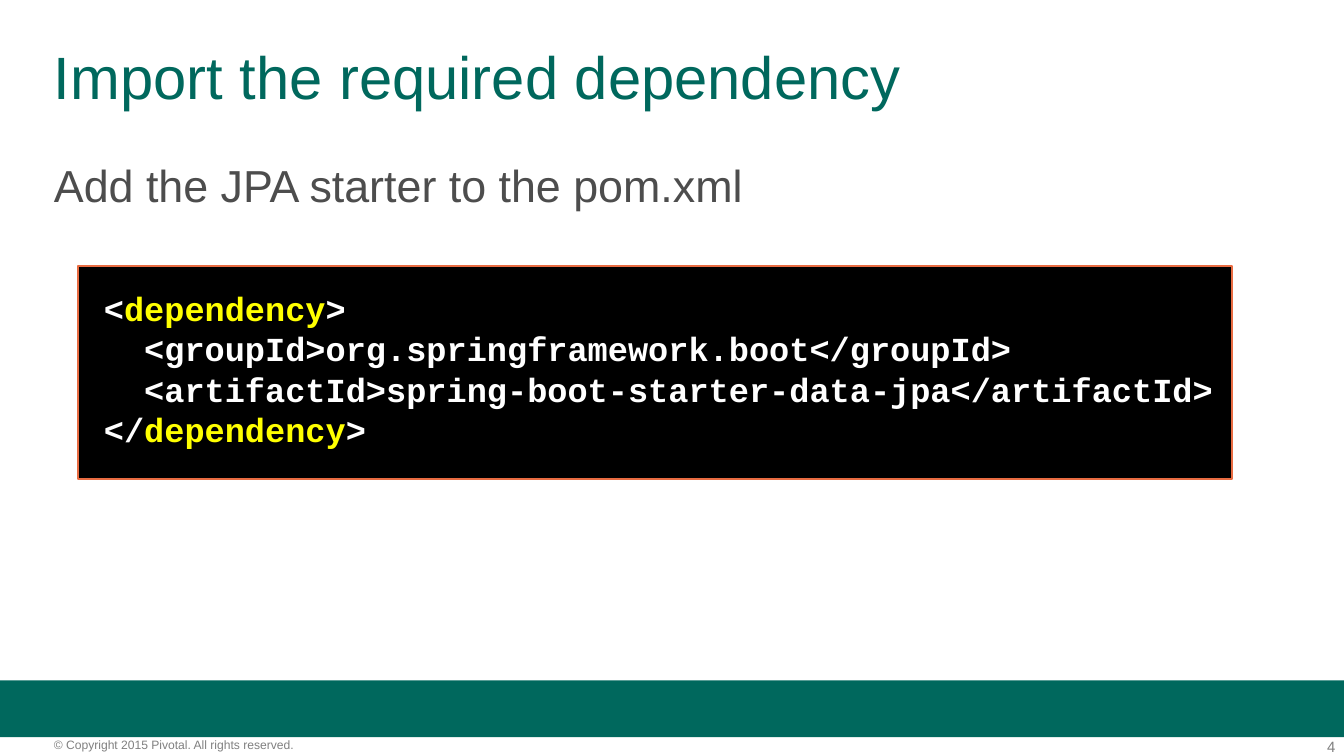
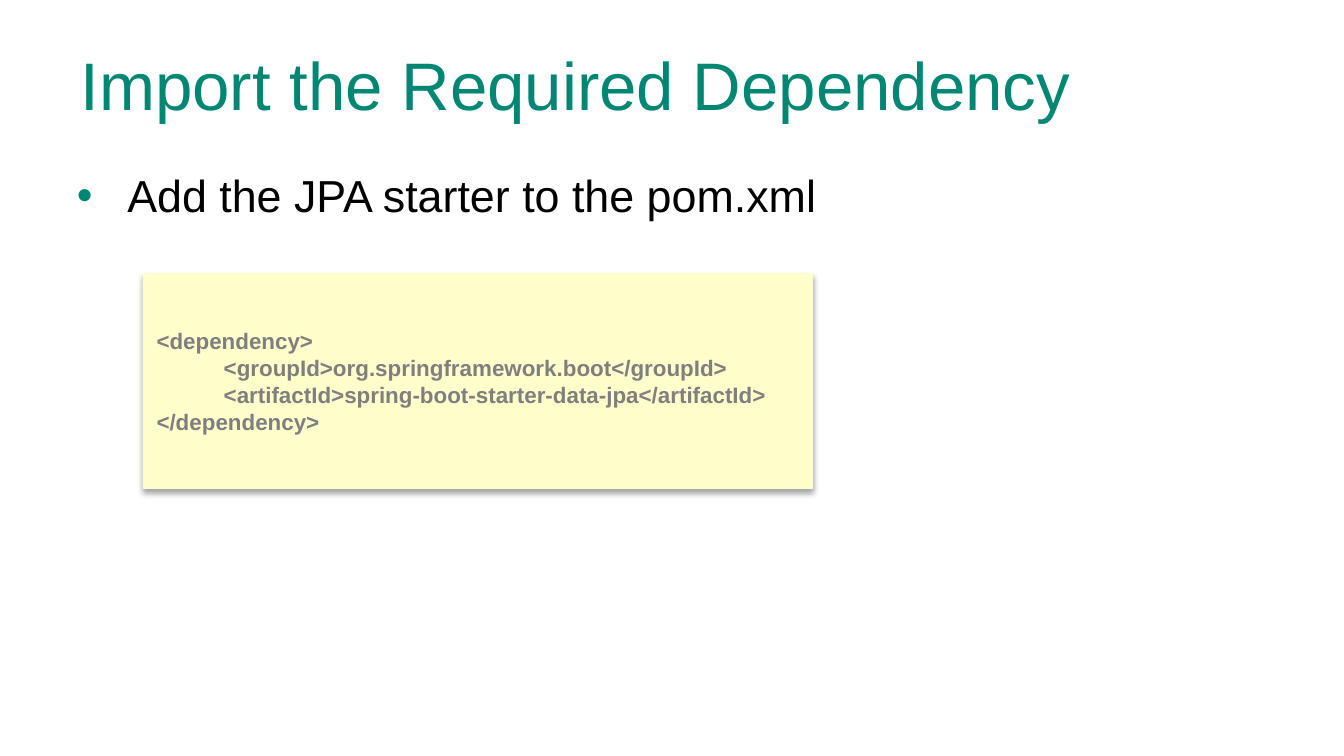
Before and after one commit to phopper-pivotal/PCF-Workshop-Carfax, a slide deck: slide 4 of presentations/5-Spring_Data_REST.pptx. Drawn at 1344x756 pixels with LibreOffice and Linux fonts; fonts in the diff are those of the drawing; background and template pictures are left out. Boxes give left, top, right and bottom in pixels: in the first picture for what was removed or moved away, otherwise in the second. Text is boxed around its words. In the diff, an @@ line names an element or a change of style, - is before the commit and + after.

```diff
--- a/presentations/5-Spring_Data_REST.pptx
+++ b/presentations/5-Spring_Data_REST.pptx
@@ title at [81, 61, 1070, 123]: text changed; size 32 to 36 pt; text colour #00685D to #008774 @@
-Import the required dependency
+Import the Required Dependency
@@ text "Add the JPA starter to ...": place and size @@
-text "Add the JPA starter to ..." at [54, 169, 1213, 449]
+text "Add the JPA starter to ..." at [127, 179, 816, 221]
@@ text "Add the JPA starter to ..." at [127, 179, 816, 221]: text colour #4D4D4D to #000000; bullet none to •; less space between paragraphs @@
@@ rectangle removed at [78, 266, 1231, 478] @@
@@ text at [104, 296, 1213, 449]: paragraphs removed @@
-<dependency>
-<groupId>org.springframework.boot</groupId>
-<artifactId>spring-boot-starter-data-jpa</artifactId>
-</dependency>
@@ rectangle added at [144, 273, 813, 488], fill #FFFFCC, outline #FFFFCC 0.75 pt, 12 pt, text #7F7F7F, bold @@
+<dependency>
+<groupId>org.springframework.boot</groupId>
+<artifactId>spring-boot-starter-data-jpa</artifactId>
+</dependency>
@@ rectangle removed at [0, 680, 1344, 737] @@
@@ text removed at [66, 740, 293, 752] @@
-© Copyright 2015 Pivotal. All rights reserved.
@@ page number removed at [1327, 742, 1335, 752] @@
-4
```
Also in this commit, not shown: 9 other slides changed, 6 slides added, 8 slides removed, 3 other files.
